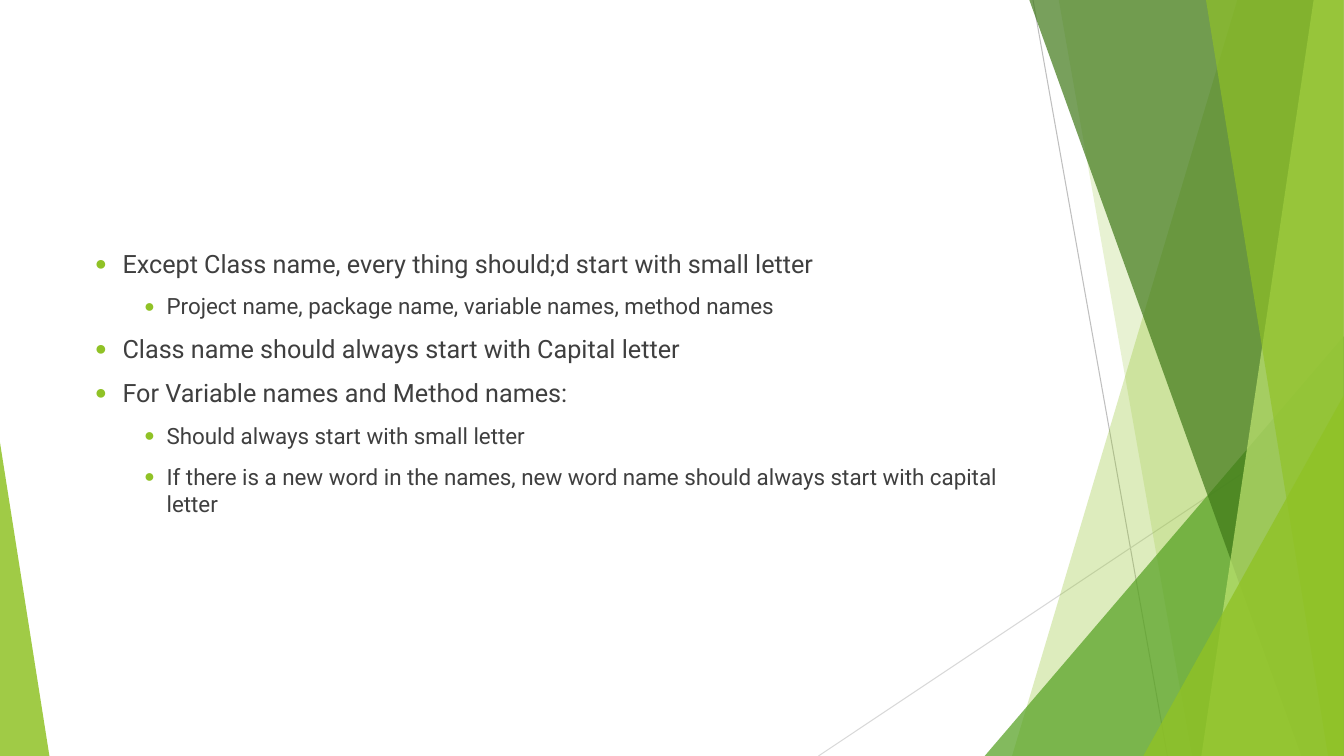
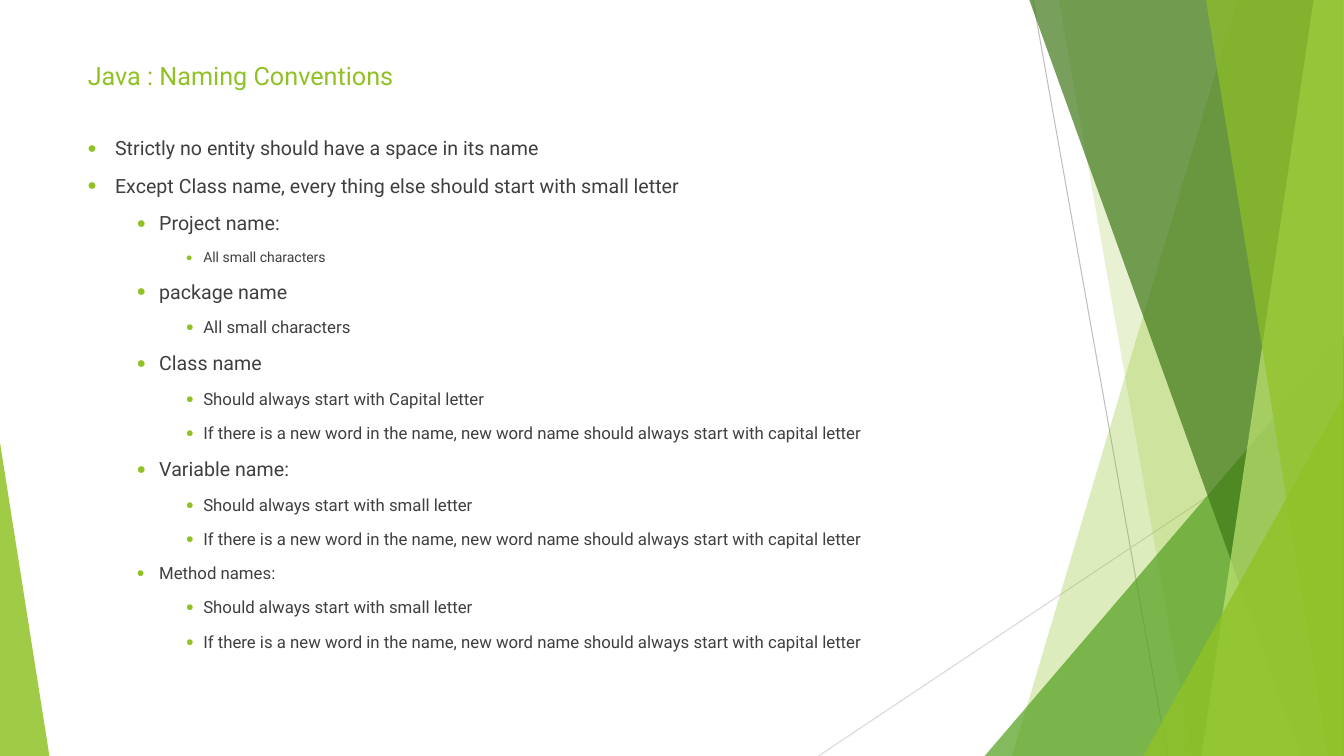
Before and after one commit to sidissir/mk-java-training, a slide deck: slide 5 of AutomationPPT.pptx. Drawn at 1344x756 pixels with LibreOffice and Linux fonts; fonts in the diff are those of the drawing. Boxes give left, top, right and bottom in pixels: in the first picture for what was removed or moved away, otherwise in the second. Text is boxed around its words. In the diff, an @@ line names an element or a change of style, - is before the commit and + after.

Commit message:
updated PPT

```diff
--- a/AutomationPPT.pptx
+++ b/AutomationPPT.pptx
@@ title added at [88,67,394,91], 18 pt, text #90C226 @@
+Java : Naming Conventions
@@ text "Strictly no entity should have ...": place and size @@
-text "Strictly no entity should have ..." at [123,254,997,512]
+text "Strictly no entity should have ..." at [115,140,860,652]
@@ text at [115,140,860,476]: text changed; size 18 to 14 pt @@
-● Except Class name, every thing should;d start with small letter
-  ● Project name, package name, variable names, method names
-● Class name should always start with Capital letter
-● For Variable names and Method names:
+● Strictly no entity should have a space in its name
+● Except Class name, every thing else should start with small letter
+  ● Project name:
+    ● All small characters
+  ● package name
+    ● All small characters
+  ● Class name
+    ● Should always start with Capital letter
+    ● If there is a new word in the name, new word name should always start with capital letter
+  ● Variable name:
@@ text at [203,498,472,515]: size 16 to 12 pt in "Should always start with small letter"; list level 2 to 3 in "Should always start with small ..." @@
@@ text at [159,532,860,652]: text changed; size 16 to 12 pt @@
-  ● If there is a new word in the names, new word name should always start with capital letter
+    ● If there is a new word in the name, new word name should always start with capital letter
+  ● Method names:
+    ● Should always start with small letter
+    ● If there is a new word in the name, new word name should always start with capital letter
```
Also in this commit, not shown: 3 other slides changed, 1 slide removed.
